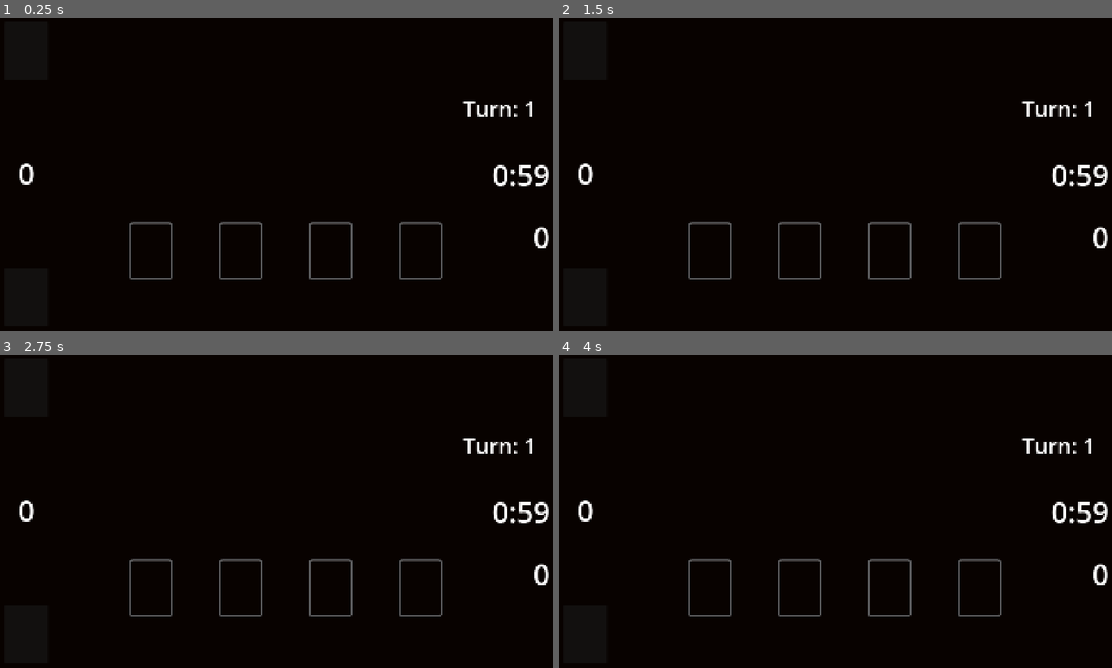
Above: before the commit, frames 1-4 (two rows, left to right).
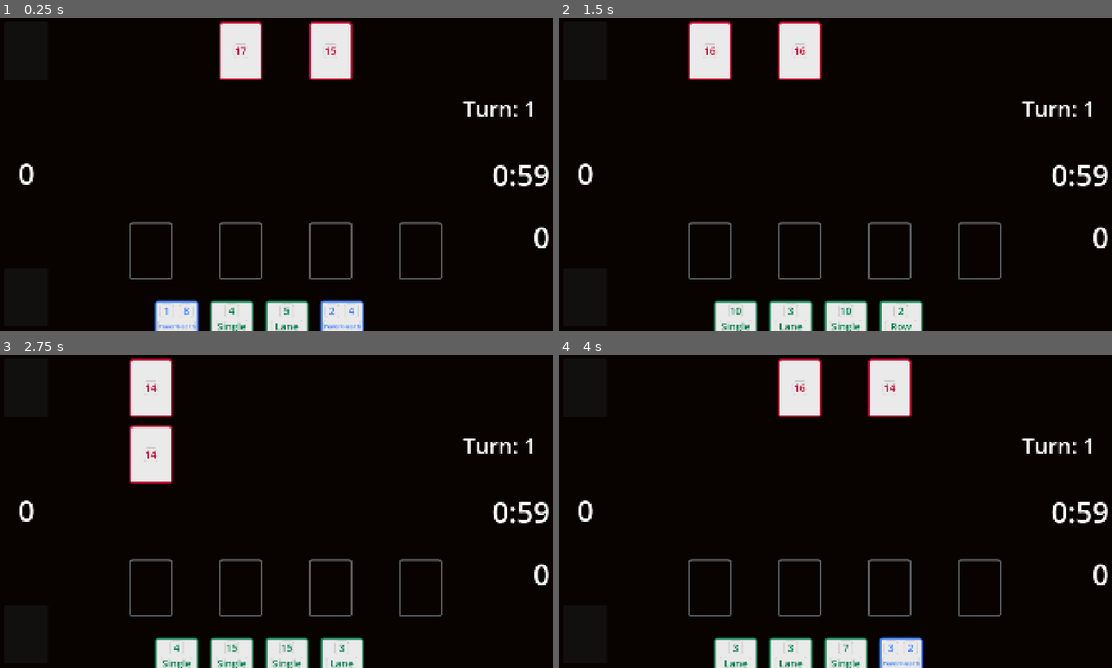
Above: after the commit, the same moments.

Repository: jake6724/card_speedrunner
Game: Godot game, scene res://Scenes/main.tscn
The game is run twice, just before and just after one commit, with the same random seed, the same clock (stepped at 60 frames per second) and the same inputs.
Inputs (mouse positions are in pixels of both pictures, inside the frame that each line leads up to):
- Up to frame 1 (0.25 s): no input
- Up to frame 2 (1.5 s): tap Enter at 0.5 s; move the mouse to (1067, 177) at 0.52 s; click (1067, 177) at 0.6 s; tap X (x) at 0.8, 1.35 s; tap Space at 1.25 s; move the mouse to (724, 190) at 1.27 s
- Up to frame 3 (2.75 s): click (165, 527) at 1.55 s; tap Enter at 2 s; move the mouse to (331, 442) at 2.02 s; tap Z (end_turn) at 2.1 s; tap X (x) at 2.3 s
- Up to frame 4 (4 s): tap Space at 2.75 s; move the mouse to (807, 574) at 2.77 s; click (807, 574) at 2.85 s; move the mouse to (1001, 558) at 3.52 s; right-click (1001, 558) at 3.6 s; tap X (x) at 3.8 s

The runs differ from the first frame. In frame 1, 6.1% of the frame differs, in the area x 27-66%, y 1-100%; in frame 2, 6.1%; in frame 3, 6.1%; in frame 4, 6.1%.
Error before the commit: Parse Error: Identifier "on_player_unit_died" not declared in the current scope. (res://Scripts/Hand.gd:76)

Commit message:
Deck no longer adds active unit cards

Diff:
--- a/Scripts/Hand.gd
+++ b/Scripts/Hand.gd
@@ -73,7 +73,7 @@
 					grid.player_unit_spot.add_child(selected_card)
 					selected_card.position = Vector2()
 					# Signals
-					selected_card.player_unit_died.connect(on_player_unit_died)
+					# selected_card.player_unit_died.connect(on_player_unit_died)
 					selected_card.mouse_entered.disconnect(on_mouse_entered_card)
 					selected_card.mouse_exited.disconnect(on_mouse_exited_card)
 					# # Array tracking
